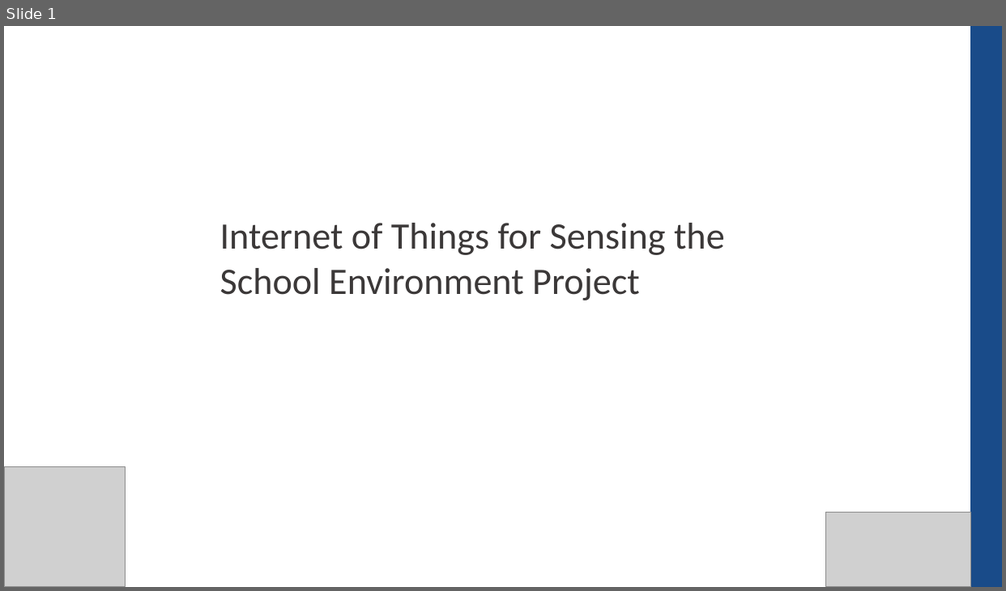
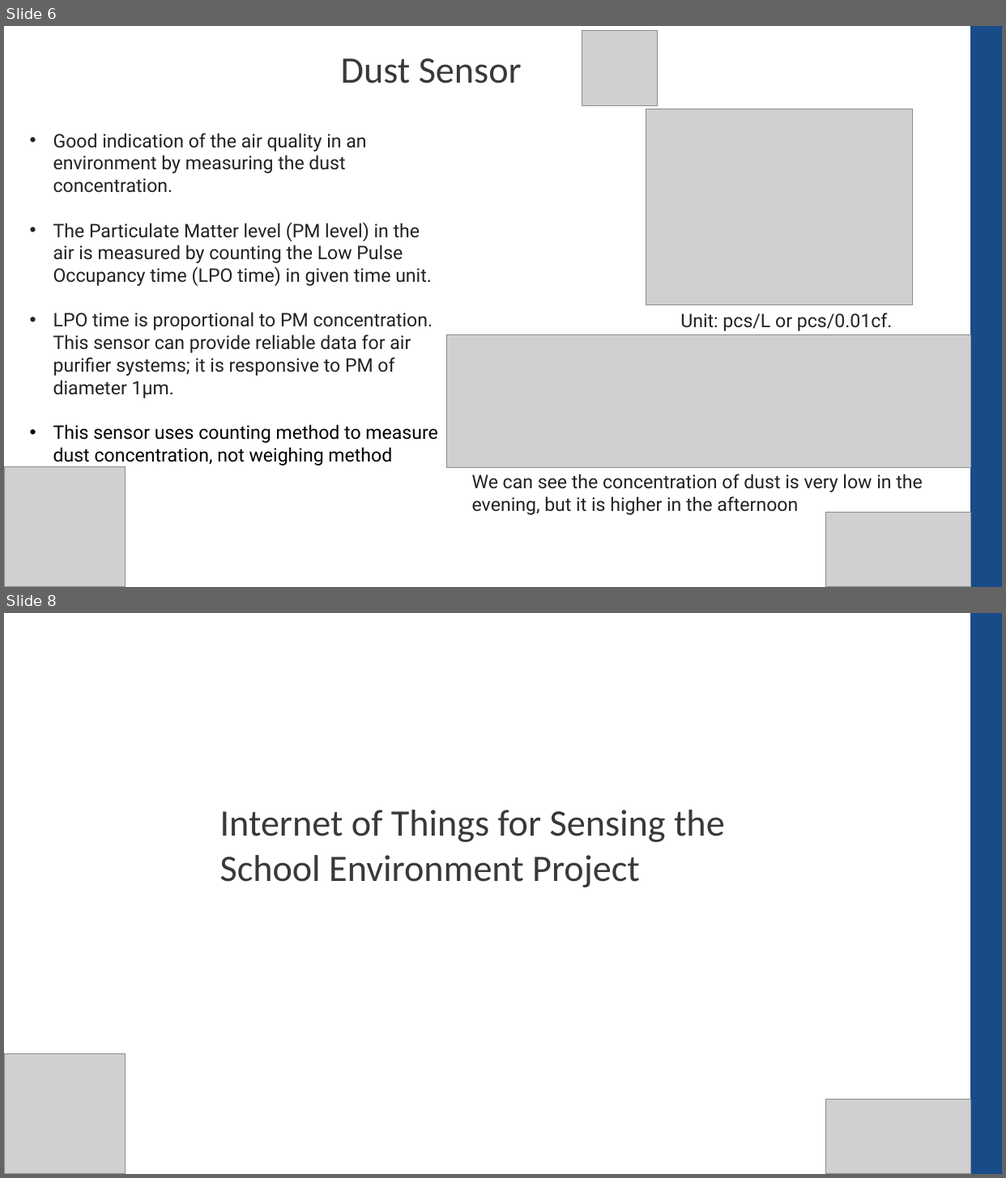
Before and after one commit to CompEng0001/IoT-and-Our-Schools-Environments-for-Education, a slide deck: Lessons/Introduction.pptx. Shown one above the other, each under a label of ours: slide 1 before the commit, slides 6 and 8 after it; the slides between them are not shown. The pictures are 1006x591 and 1006x1178 pixels, drawn with LibreOffice and Linux fonts; fonts in the diff are those of the drawing; grey boxes stand for pictures. Boxes give left, top, right and bottom in pixels: in the first picture for what was removed or moved away, otherwise in the second. Text is boxed around its words. In the diff, an @@ line names an element or a change of style, - is before the commit and + after.

```diff
--- a/Lessons/Introduction.pptx
+++ b/Lessons/Introduction.pptx
@@ slide 6 added at (4,26,1002,587), background #FFFFFF @@
@@ picture added at (582,31,658,106) @@
@@ rectangle added at (971,26,1002,587), fill #194B89, outline #194B89 1 pt @@
@@ text added at (341,58,522,84), 36 pt, text #3B3838 @@
+Dust Sensor
@@ picture added at (646,109,912,306) @@
@@ text added at (53,133,438,466), 18 pt, text #222222 @@
+• Good indication of the air quality in an environment by measuring the dust concentration.
+• The Particulate Matter level (PM level) in the air is measured by counting the Low Pulse Occupancy time (LPO time) in given time unit.
+• LPO time is proportional to PM concentration. This sensor can provide reliable data for air purifier systems; it is responsive to PM of diameter 1μm.
+• This sensor uses counting method to measure dust concentration, not weighing method
@@ text added at (680,313,893,331), 18 pt, text #222222 @@
+Unit: pcs/L or pcs/0.01cf.
@@ picture added at (447,335,971,467) @@
@@ picture added at (5,467,126,587) @@
@@ text added at (472,474,923,515), 18 pt, text #222222 @@
+We can see the concentration of dust is very low in the evening, but it is higher in the afternoon
@@ picture added at (826,513,971,587) @@
@@ what was slide 1 is now slide 8 @@
```
Also in this commit, not shown: 4 slides changed, 2 other slides added, 11 other files.
